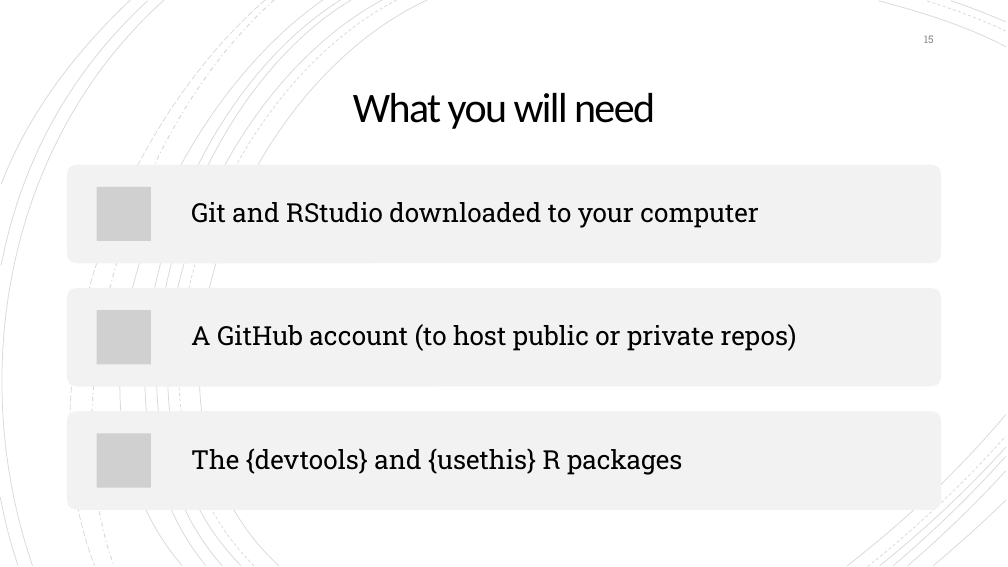
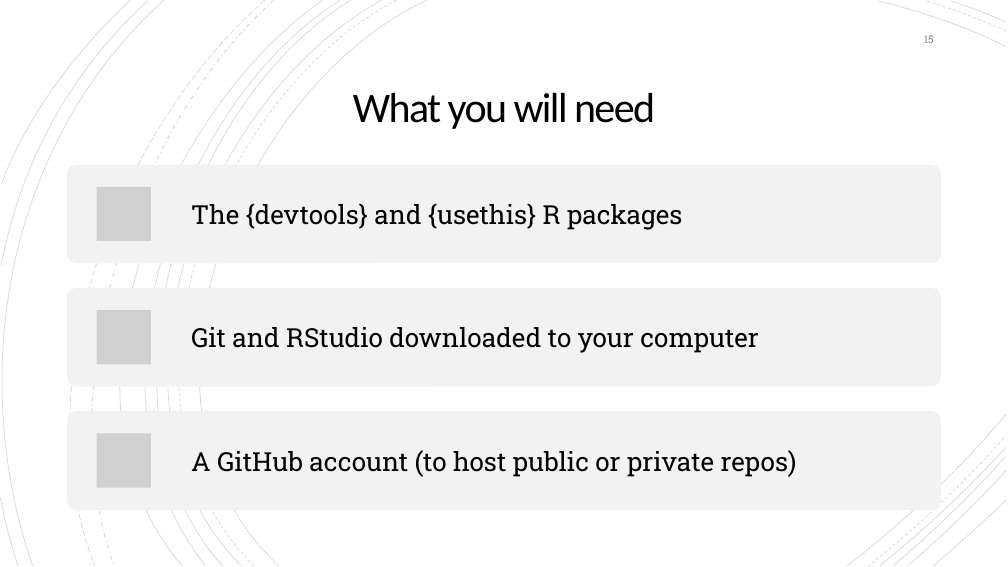
Before and after one commit to NeuroShepherd/R_Coding_Presentations, a slide deck: slide 15 of RStudio, Git, and Github/RStudio_Git_Github.pptx. Drawn at 1008x567 pixels with LibreOffice and Linux fonts; fonts in the diff are those of the drawing; grey boxes stand for pictures. Boxes give left, top, right and bottom in pixels: in the first picture for what was removed or moved away, otherwise in the second. Text is boxed around its words. In the diff, an @@ line names an element or a change of style, - is before the commit and + after.

```diff
--- a/RStudio, Git, and Github/RStudio_Git_Github.pptx
+++ b/RStudio, Git, and Github/RStudio_Git_Github.pptx
@@ line spacing 0.9 to 1 in 3 elements at bbox=[191, 327, 759, 353], bbox=[191, 450, 797, 477], bbox=[191, 203, 683, 230] @@
@@ text "The {devtools} and {usethis} R ...": place and size @@
-text "The {devtools} and {usethis} R ..." at bbox=[191, 448, 683, 475]
+text "The {devtools} and {usethis} R ..." at bbox=[191, 203, 683, 230]
@@ text "Git and RStudio downloaded to ...": place and size @@
-text "Git and RStudio downloaded to ..." at bbox=[191, 202, 759, 228]
+text "Git and RStudio downloaded to ..." at bbox=[191, 327, 759, 353]
@@ text "A GitHub account (to host ...": place and size @@
-text "A GitHub account (to host ..." at bbox=[191, 324, 797, 351]
+text "A GitHub account (to host ..." at bbox=[191, 450, 797, 477]
```
Also in this commit, not shown: 9 other slides changed, 1 other file.
